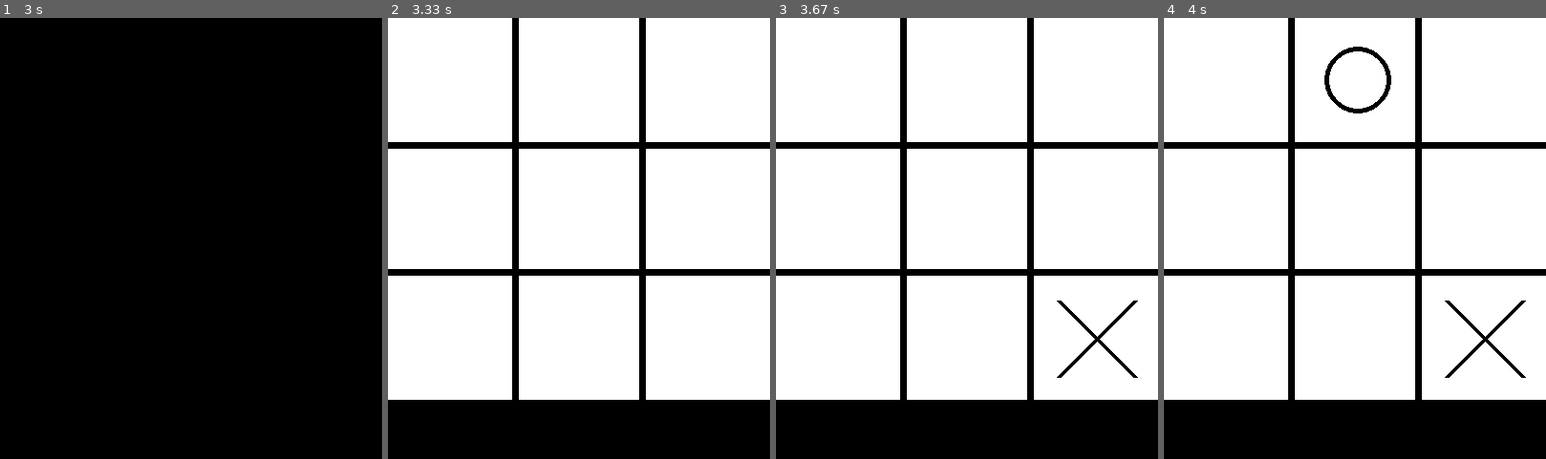
Above: before the commit, frames 1-4 (left to right).
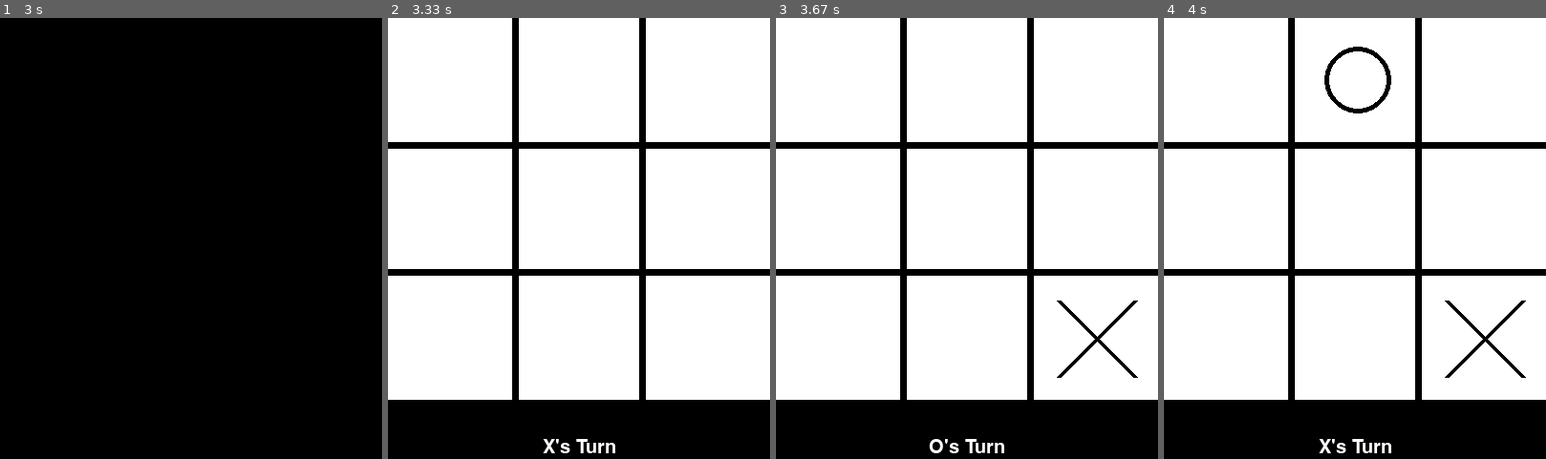
Above: after the commit, the same moments.

Repository: sameerparvezsingh/tic_tac_toe_pygame
Game: pygame game, started from main.py
Two runs of this game, one before a commit and one after it. Both use one fixed random seed, a clock stepped at 60 frames per second and the inputs below.
Inputs (mouse positions are in pixels of both pictures, inside the frame that each line leads up to):
- Up to frame 1 (3 s): no input
- Up to frame 2 (3.33 s): no input
- Up to frame 3 (3.67 s): click (1066, 331) at 3.38 s
- Up to frame 4 (4 s): click (1293, 101) at 3.72 s

Frame 1 is identical in both runs. In frame 2, 0.3% of the frame differs, in the area x 40-60%, y 95-99%; in frame 3, 0.3%; in frame 4, 0.3%.

Commit message:
Update main.py
Fixed text positioning and increased reset timer

Diff:
--- a/main.py
+++ b/main.py
@@ -88,11 +88,11 @@
 
     else:
 
-        message = current_winner.upper() + " won !"
+        message = current_winner.upper() + " won! Resetting in 10 Seconds"
 
     if is_draw:
 
-        message = "Game Draw !"
+        message = "Game Draw! Resetting in 10 Seconds"
 
     font = pg.font.Font(None, 30)
 
@@ -100,7 +100,7 @@
 
     screen.fill((0, 0, 0), (0, 400, 475, 100))
 
-    text_rect = text.get_rect(center=(WIDTH / 2, HEIGHT/2))
+    text_rect = text.get_rect(center=(WIDTH / 2, HEIGHT+50))
 
     screen.blit(text, text_rect)
 
@@ -268,7 +268,7 @@
 
     global grid, current_winner, current_player, is_draw
 
-    time.sleep(3)
+    time.sleep(10)
 
     current_player = 'x'
 
@@ -290,13 +290,13 @@
 
     for event in pg.event.get(): # check for new events
 
-        if event.type == QUIT:
+        if event.type == pg.QUIT:
 
             pg.quit()
 
             sys.exit()
 
-        elif event.type == MOUSEBUTTONDOWN:
+        elif event.type == pg.MOUSEBUTTONDOWN:
 
             user_click()
 
